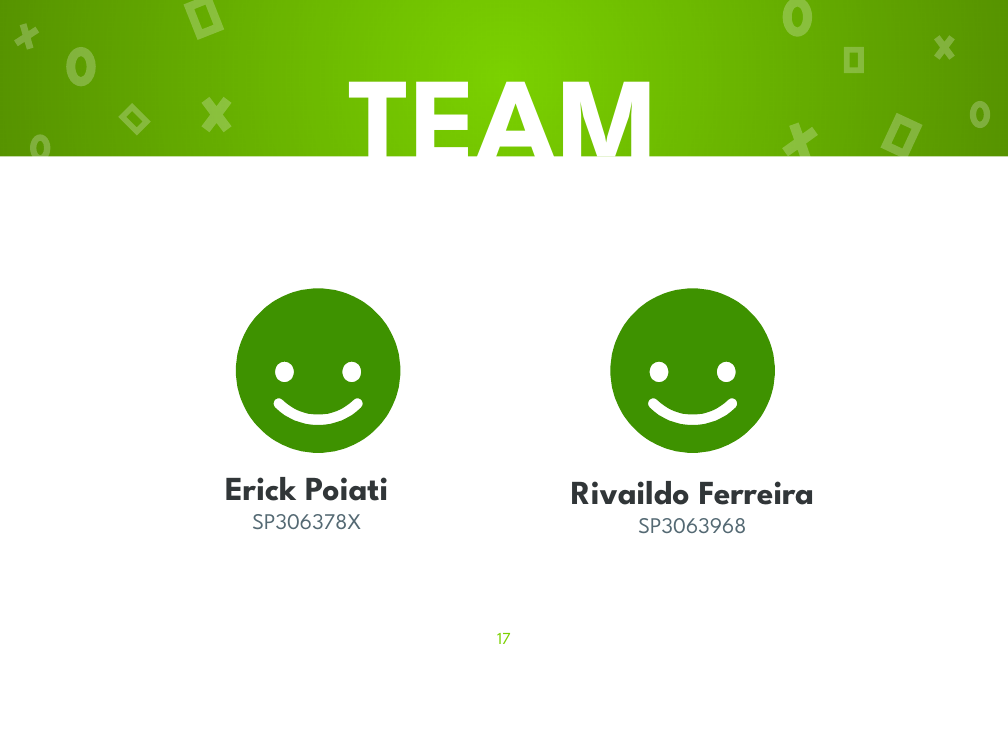
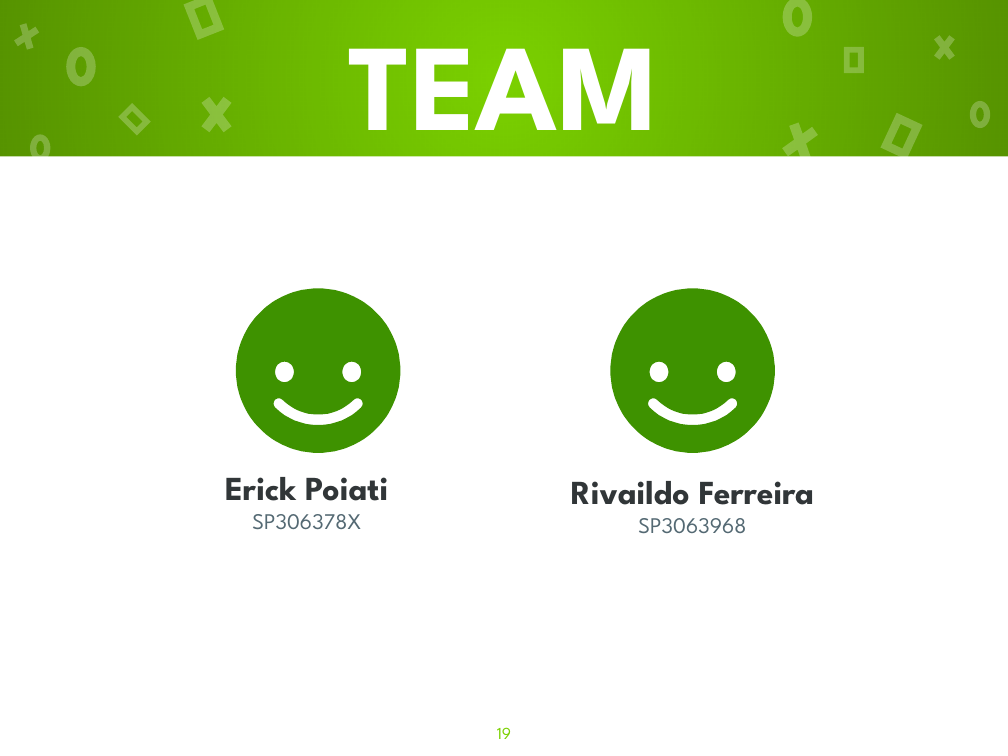
Before and after one commit to C4PISTRANO/DW2A4, a slide deck: slide 19 of Tecnologia Javascript/NextJs.pptx (slide 17 before the commit). Drawn at 1008x756 pixels with LibreOffice and Linux fonts; fonts in the diff are those of the drawing. Boxes give left, top, right and bottom in pixels: in the first picture for what was removed or moved away, otherwise in the second. Text is boxed around its words. In the diff, an @@ line names an element or a change of style, - is before the commit and + after.

```diff
--- a/Tecnologia Javascript/NextJs.pptx
+++ b/Tecnologia Javascript/NextJs.pptx
@@ title "TEAM" rewrapped from (349, 39, 659, 198) to (349, 48, 659, 166) @@
@@ page number at (497, 727, 511, 739): text changed @@
-17
+19
```
Also in this commit, not shown: 9 other slides changed, 3 slides added, 1 slide removed, 5 other files.
